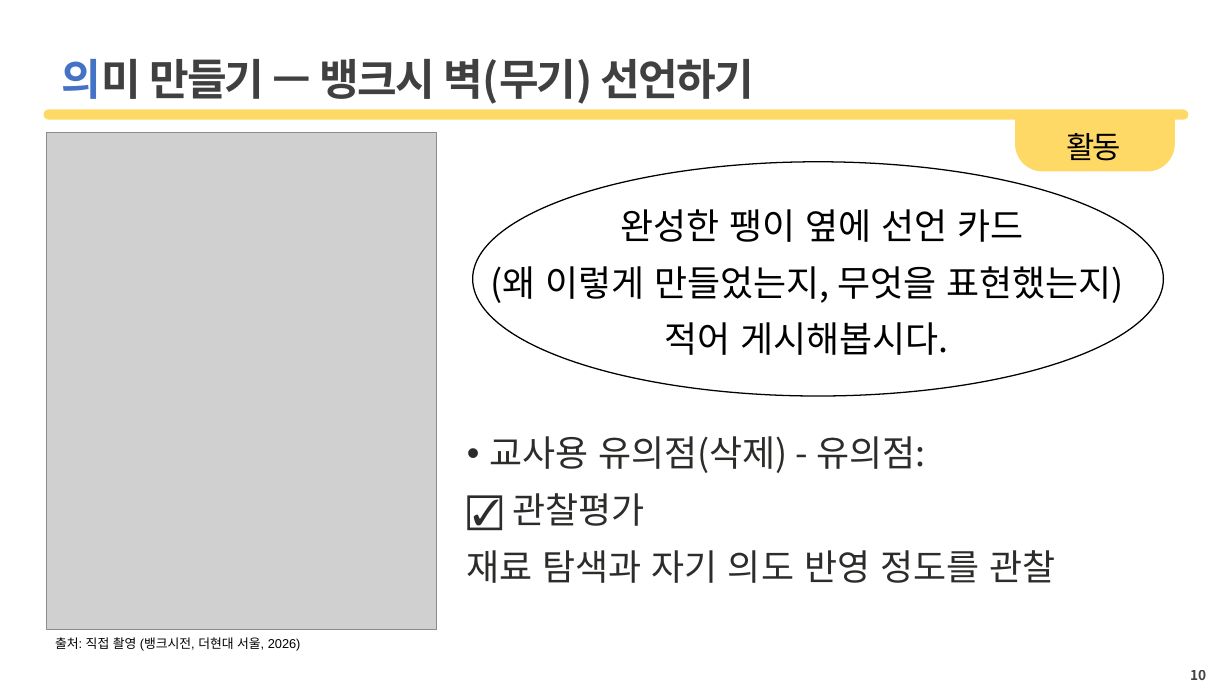
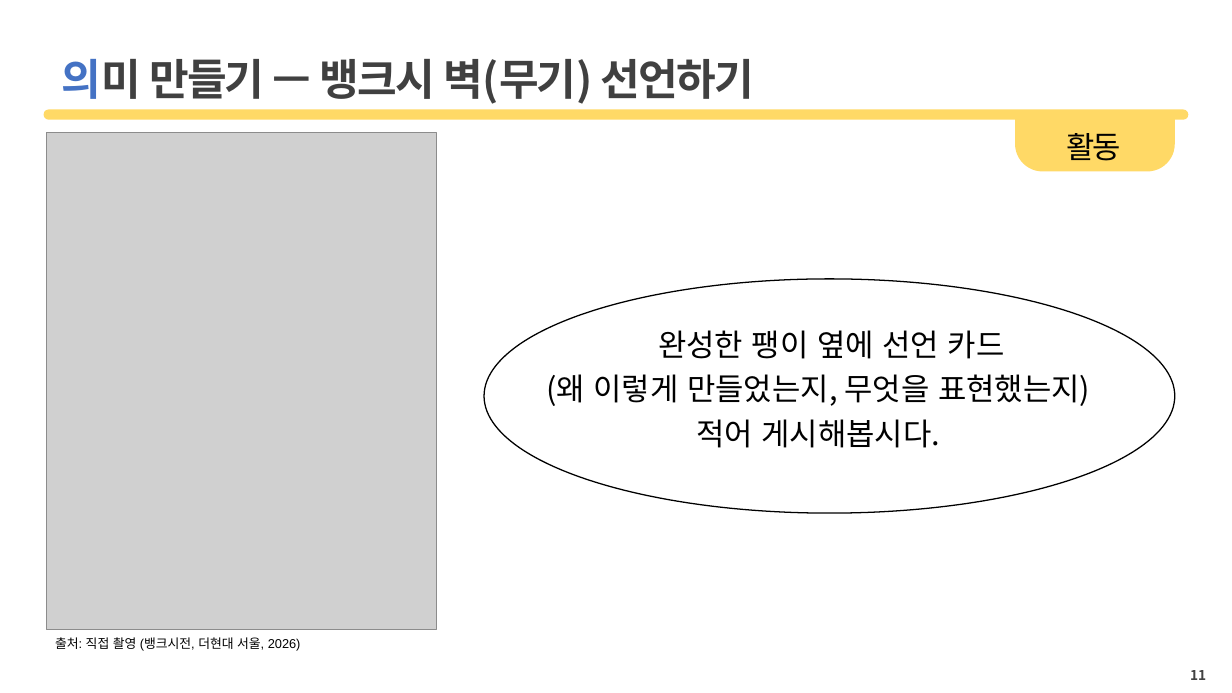
Before and after one commit to biossam/humanskill_art, a slide deck: slide 11 of files/demo/1.pptx (slide 10 before the commit). Drawn at 1232x693 pixels with LibreOffice and Linux fonts; fonts in the diff are those of the drawing; grey boxes stand for pictures; background and template pictures are left out. Boxes give left, top, right and bottom in pixels: in the first picture for what was removed or moved away, otherwise in the second. Text is boxed around its words. In the diff, an @@ line names an element or a change of style, - is before the commit and + after.

```diff
--- a/files/demo/1.pptx
+++ b/files/demo/1.pptx
@@ ellipse: place and size @@
-ellipse at <box>473,162,1165,396</box>
+ellipse at <box>484,279,1176,514</box>
@@ text "완성한 팽이 옆에 선언 카드": place and size @@
-text "완성한 팽이 옆에 선언 카드" at <box>467,209,1123,583</box>
+text "완성한 팽이 옆에 선언 카드" at <box>546,330,1090,448</box>
@@ text "완성한 팽이 옆에 선언 카드" at <box>546,330,1090,448</box>: size 28 to 24 pt; line spacing 0.9 to 1; less space between paragraphs @@
@@ text at <box>467,436,1055,583</box>: paragraphs removed @@
-• 교사용 유의점(삭제) - 유의점:
-☑ 관찰평가
-재료 탐색과 자기 의도 반영 정도를 관찰
@@ page number at <box>1190,670,1206,680</box>: text changed @@
-10
+11
```
Also in this commit, not shown: 3 other slides changed, 1 slide added, 11 other files.
